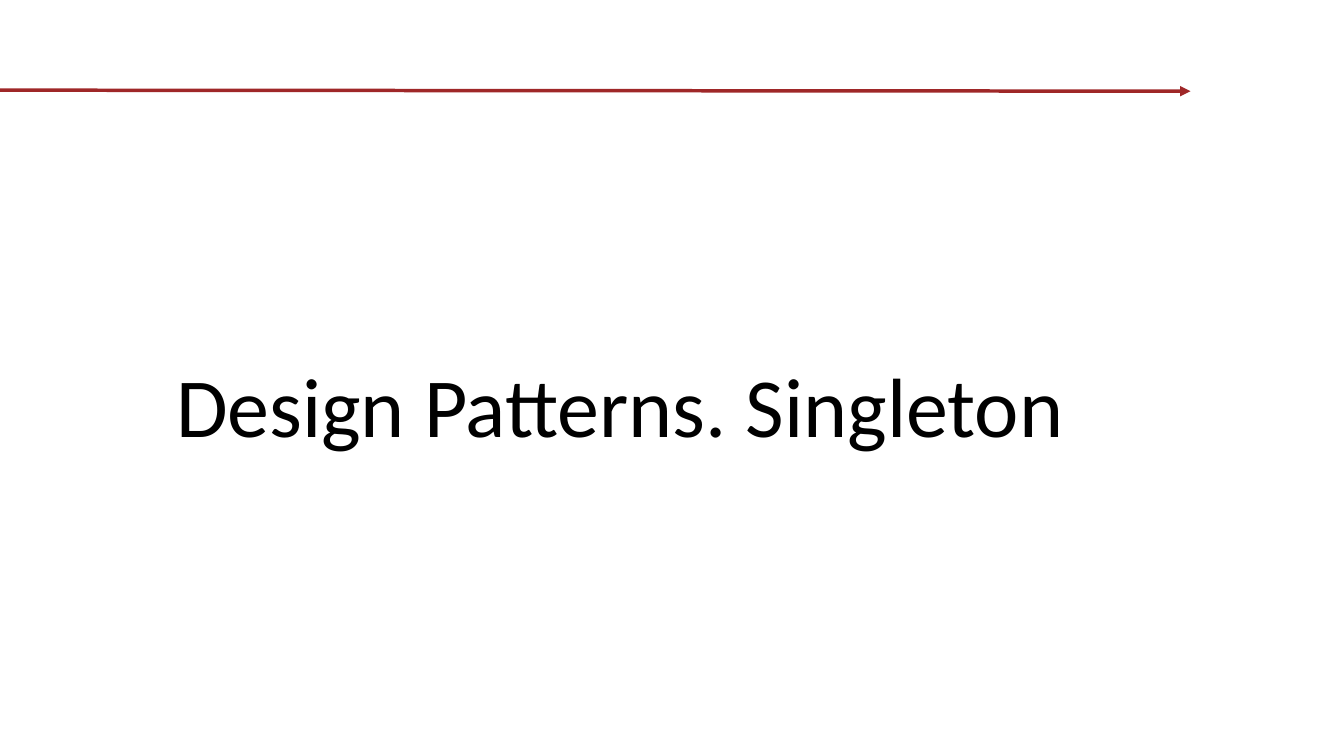
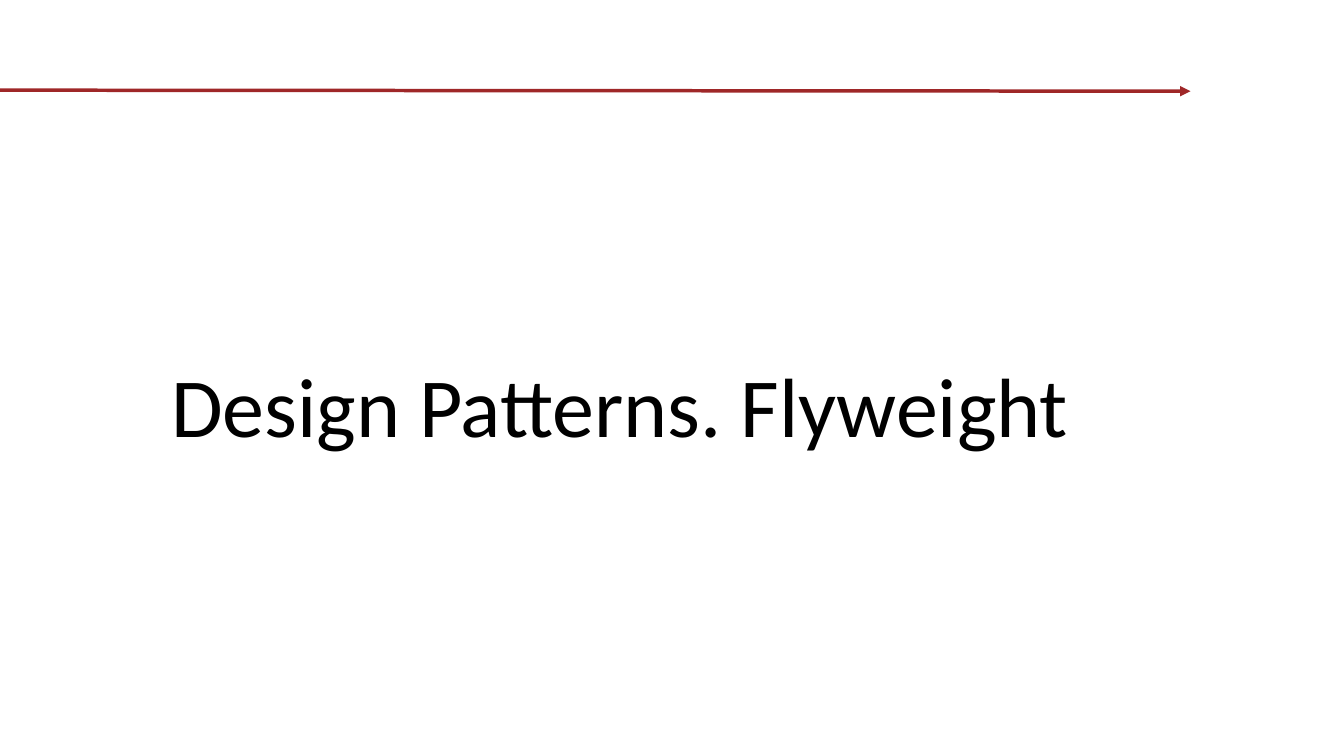
Before and after one commit to tishyk/codespacedirstructure, a slide deck: slide 1 of T1. Design Patterns/Flyweight/Demo.pptx. Drawn at 1344x756 pixels with LibreOffice and Linux fonts; fonts in the diff are those of the drawing; background and template pictures are left out. Boxes give left, top, right and bottom in pixels: in the first picture for what was removed or moved away, otherwise in the second. Text is boxed around its words. In the diff, an @@ line names an element or a change of style, - is before the commit and + after.

Commit message:
T1. Patterns. part2

```diff
--- a/T1. Design Patterns/Flyweight/Demo.pptx
+++ b/T1. Design Patterns/Flyweight/Demo.pptx
@@ title at <box>171,378,1068,452</box>: text changed @@
-Design Patterns. Singleton
+Design Patterns. Flyweight
```
Also in this commit, not shown: 6 other slides changed, 5 slides added, 4 slides removed, 19 other files.
